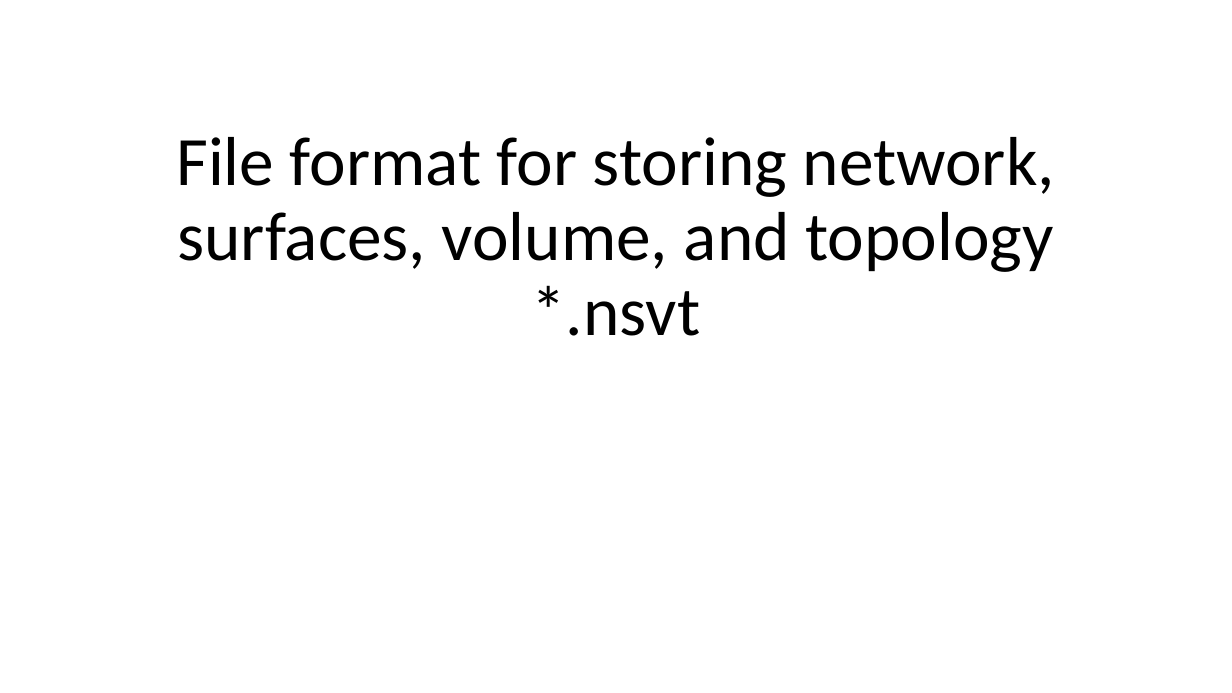
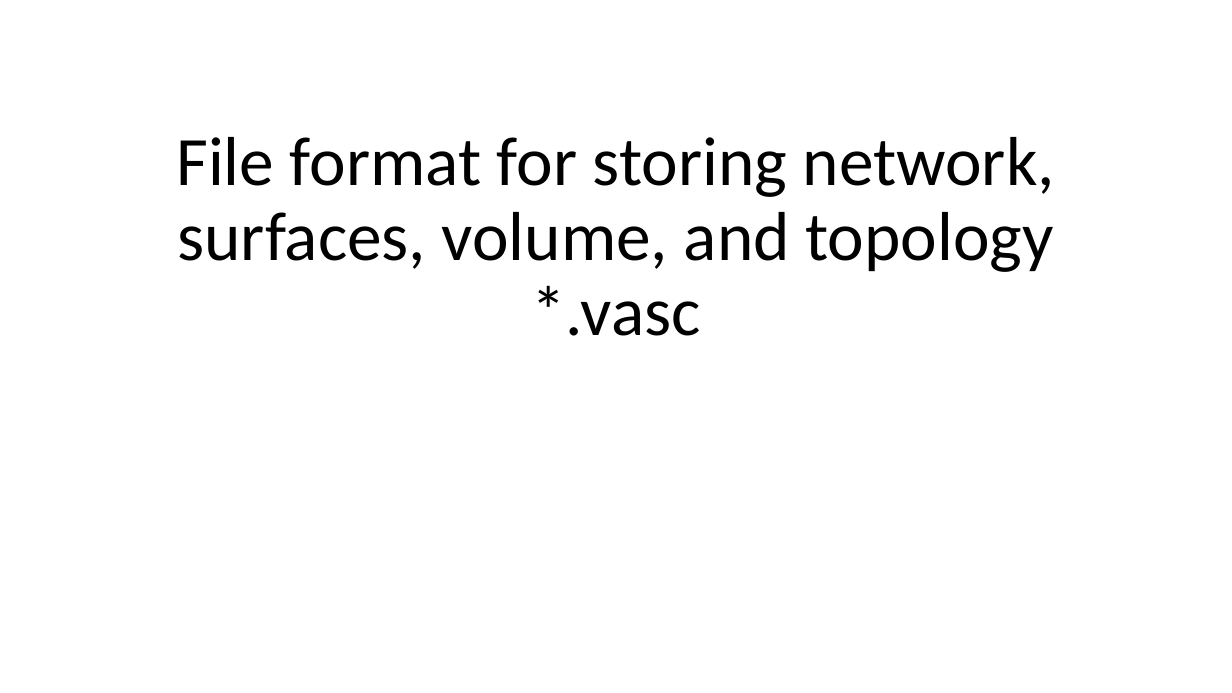
Before and after one commit to STIM-Lab/tiralib, a slide deck: slide 4 of docs/nwt_format.pptx. Drawn at 1232x693 pixels with LibreOffice and Linux fonts; fonts in the diff are those of the drawing. Boxes give left, top, right and bottom in pixels: in the first picture for what was removed or moved away, otherwise in the second. Text is boxed around its words. In the diff, an @@ line names an element or a change of style, - is before the commit and + after.

Commit message:
New .vasc format

```diff
--- a/docs/nwt_format.pptx
+++ b/docs/nwt_format.pptx
@@ title at bbox=[176, 137, 1055, 336]: text changed @@
-File format for storing network, surfaces, volume, and topology
-*.nsvt
+File format for storing network, surfaces, volume, and topology
+*.vasc
```
Also in this commit, not shown: 1 other slide changed.
